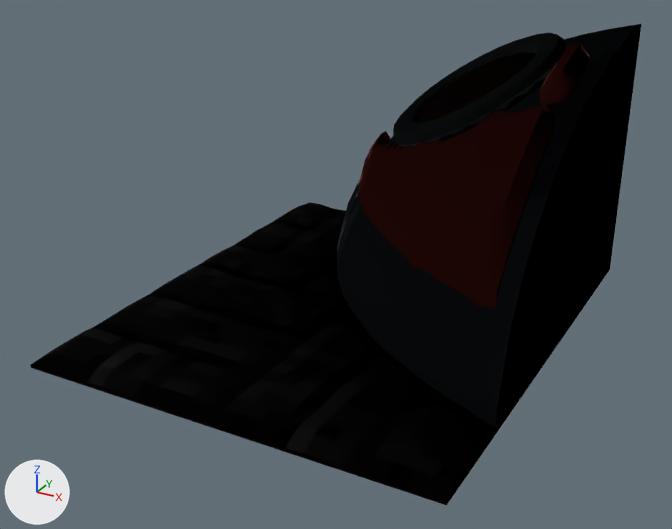
One commit to the glTF model assets/models/enemies/armour_dome_bl.glb: the scene before it, then after it.
Rendered twice from a 50 mm camera at (23.3, -44.3, 25.1) aimed at (0.1, -2.0, 4.0). The axes (+X, +Y, +Z) are drawn at lower left. The lights are the same throughout. The picture after the commit comes second.

The first picture shows 'armour_dome_bl_flanks', 'armour_dome_bl_lens_l', 'armour_dome_bl_lens_ring_l', 'armour_dome_bl_shell', 'armour_dome_bl_tiles'.
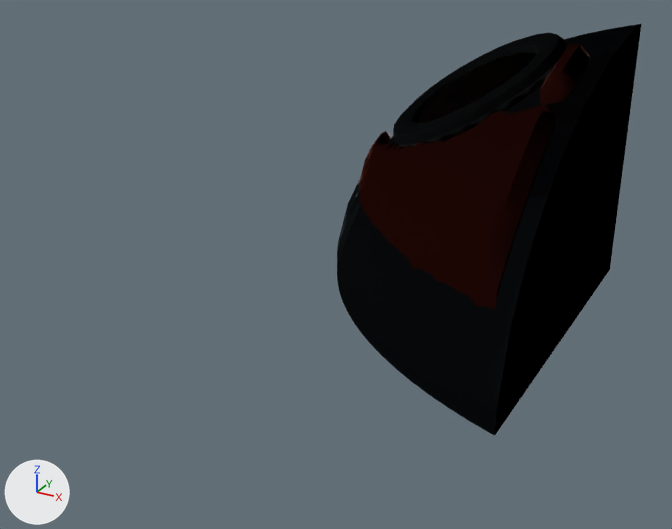
The change, as a list of edits to the scene's bpy script:
```text
Remove ob_armour_dome_bl_tiles:
    ob_armour_dome_bl_tiles = bpy.data.objects.new('armour_dome_bl_tiles', me_tiles_005)
    ob_armour_dome_bl_tiles.location = (0.0, 0.0, 0.0)
```

What differs and where, as boxes [x1, y1, x2, y2] in the pictures (672 x 529 px):
'armour_dome_bl_tiles', deleted: before [31, 202, 610, 505]
    faces in mat_dm_floor3_3 (black #252525): [31, 209, 480, 505]
    faces in mat_dm_floor5_5 (dark grey #404040): [57, 205, 444, 477]
    faces in mat_dm_floor1_1 (black #0a0a0a): [192, 220, 610, 504]
    faces in mat_dm_floor7_7 (dark grey #575757): [44, 202, 364, 453]
    faces in mat_dm_floor9_9 (grey #717171): [72, 245, 248, 368]
